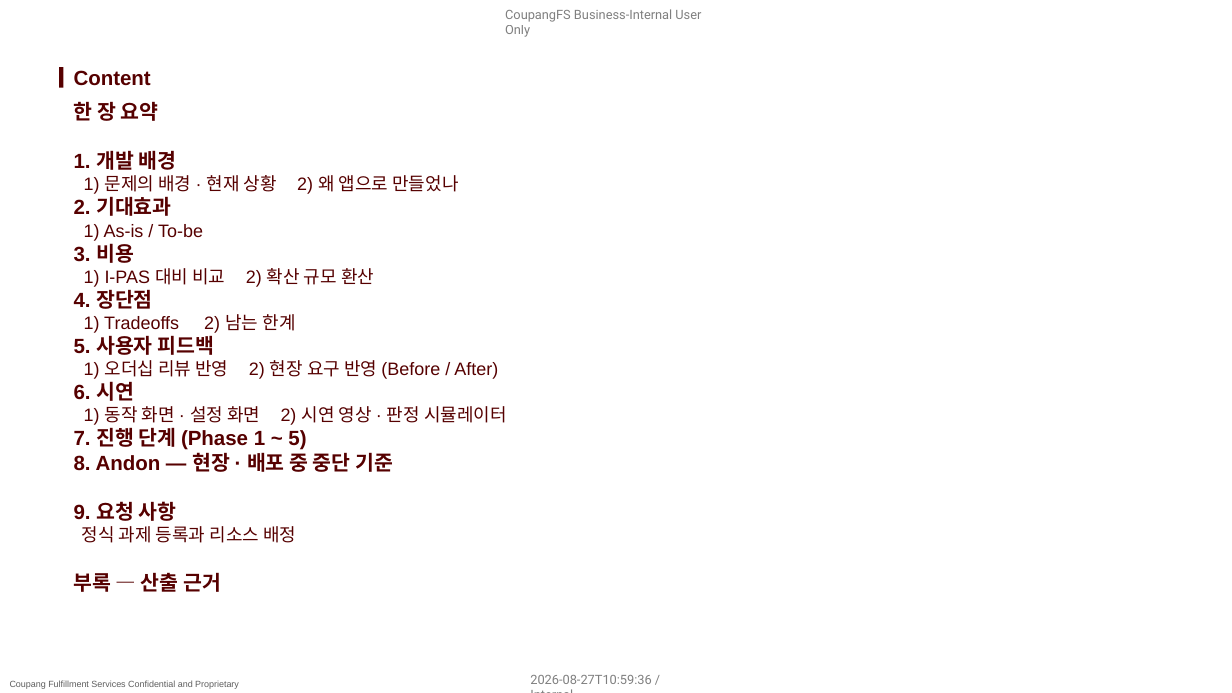
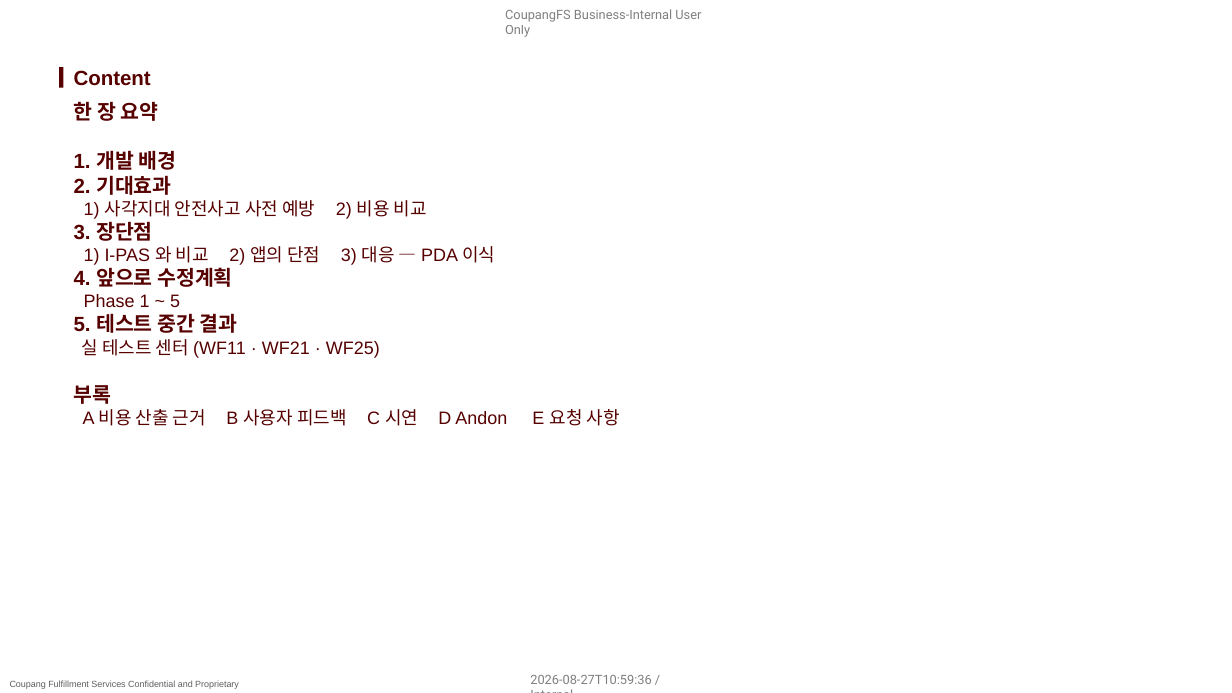
Before and after one commit to pslymzero-cyber/SafeAlert, a slide deck: slide 2 of docs/presentation/company_form/SafeAlert_보고_2026.08.pptx. Drawn at 1232x693 pixels with LibreOffice and Linux fonts; fonts in the diff are those of the drawing; background and template pictures are left out. Boxes give left, top, right and bottom in pixels: in the first picture for what was removed or moved away, otherwise in the second. Text is boxed around its words. In the diff, an @@ line names an element or a change of style, - is before the commit and + after.

```diff
--- a/docs/presentation/company_form/SafeAlert_보고_2026.08.pptx
+++ b/docs/presentation/company_form/SafeAlert_보고_2026.08.pptx
@@ text at bbox=[84, 175, 458, 194]: paragraph removed @@
-1) 문제의 배경 · 현재 상황 2) 왜 앱으로 만들었나
@@ text at bbox=[74, 200, 620, 426]: text changed @@
-1) As-is / To-be
-3. 비용
-1) I-PAS 대비 비교 2) 확산 규모 환산
-4. 장단점
-1) Tradeoffs 2) 남는 한계
-5. 사용자 피드백
-1) 오더십 리뷰 반영 2) 현장 요구 반영 (Before / After)
-6. 시연
-1) 동작 화면 · 설정 화면 2) 시연 영상 · 판정 시뮬레이터
-7. 진행 단계 (Phase 1 ~ 5)
-8. Andon — 현장 · 배포 중 중단 기준
-9. 요청 사항
-정식 과제 등록과 리소스 배정
-부록 — 산출 근거
+1) 사각지대 안전사고 사전 예방 2) 비용 비교
+3. 장단점
+1) I-PAS 와 비교 2) 앱의 단점 3) 대응 — PDA 이식
+4. 앞으로 수정계획
+Phase 1 ~ 5
+5. 테스트 중간 결과
+실 테스트 센터 (WF11 · WF21 · WF25)
+부록
+A 비용 산출 근거 B 사용자 피드백 C 시연 D Andon E 요청 사항
```
Also in this commit, not shown: 10 other slides changed, 2 slides added, 1 slide removed, 2 other files.
